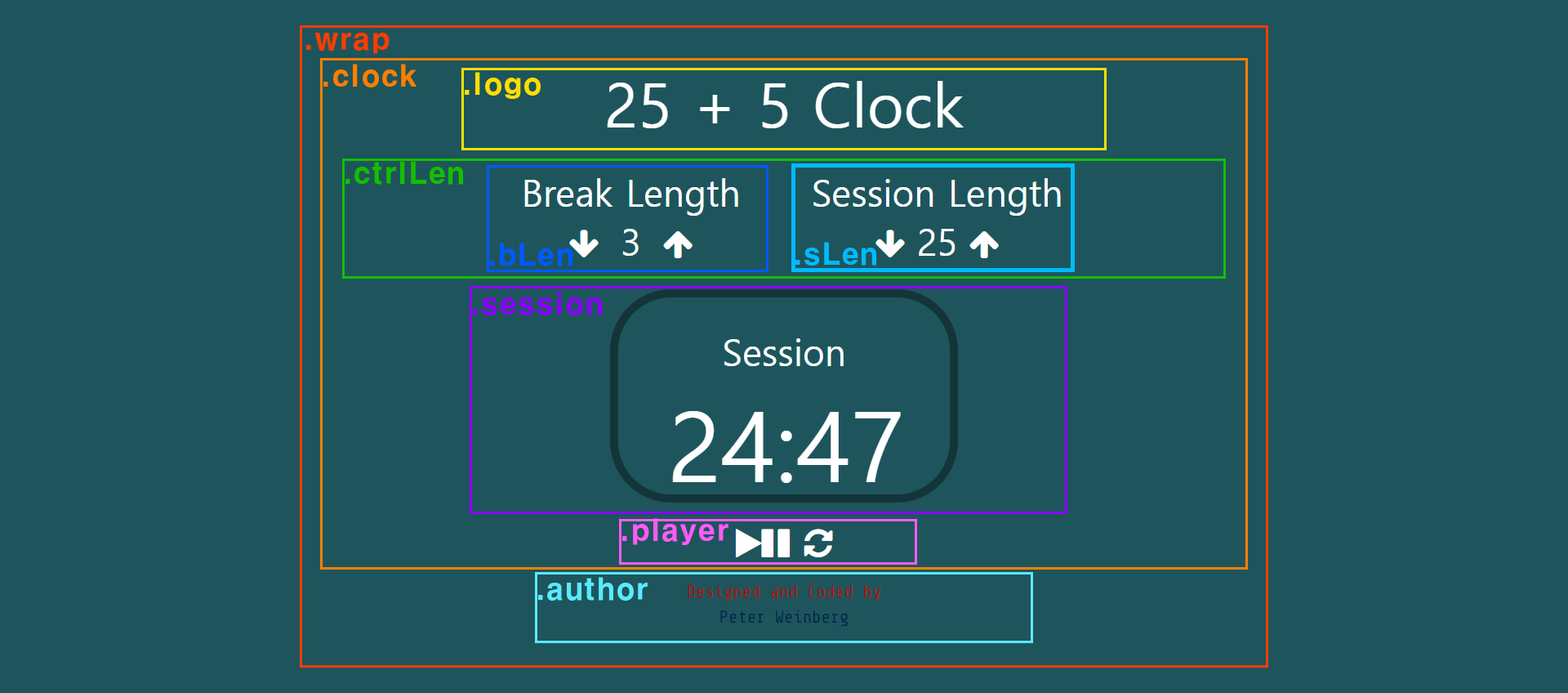
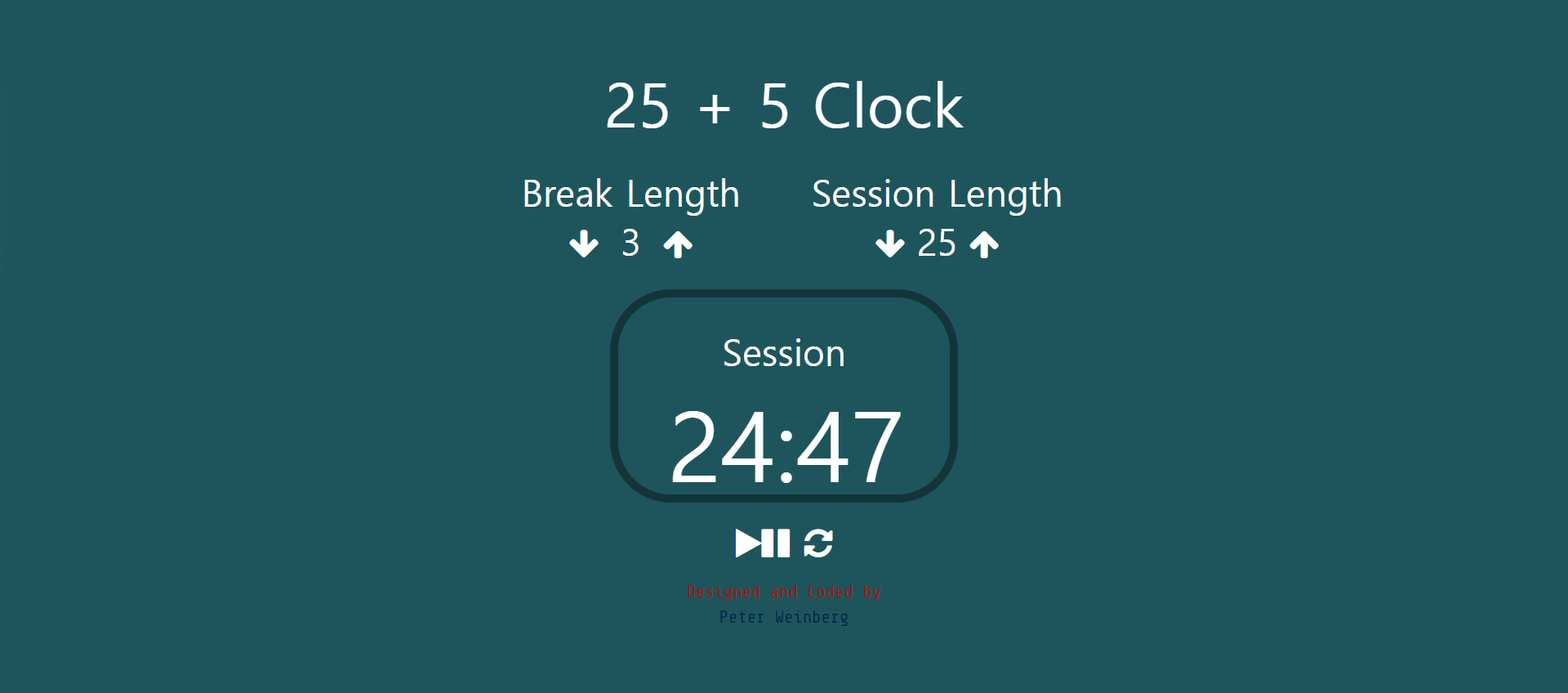
Before/after of a 1568px x 693px layered artwork. What changed in the layer stack:
hid ".author" (1st of 2) over (x1=299, y1=25, x2=1269, y2=668)
hid ".author" (2nd of 2) over (x1=534, y1=571, x2=1034, y2=643)
hid ".player" over (x1=619, y1=517, x2=918, y2=565)
hid ".session" over (x1=469, y1=285, x2=1068, y2=514)
hid ".sLen" over (x1=791, y1=163, x2=1075, y2=272)
hid ".bLen" over (x1=486, y1=164, x2=769, y2=272)
hid ".ctrlLen" over (x1=342, y1=158, x2=1226, y2=279)
hid ".logo" over (x1=461, y1=67, x2=1107, y2=151)
hid ".clock" over (x1=320, y1=57, x2=1248, y2=570)
hid ".wrap" over (x1=299, y1=25, x2=1269, y2=668)
